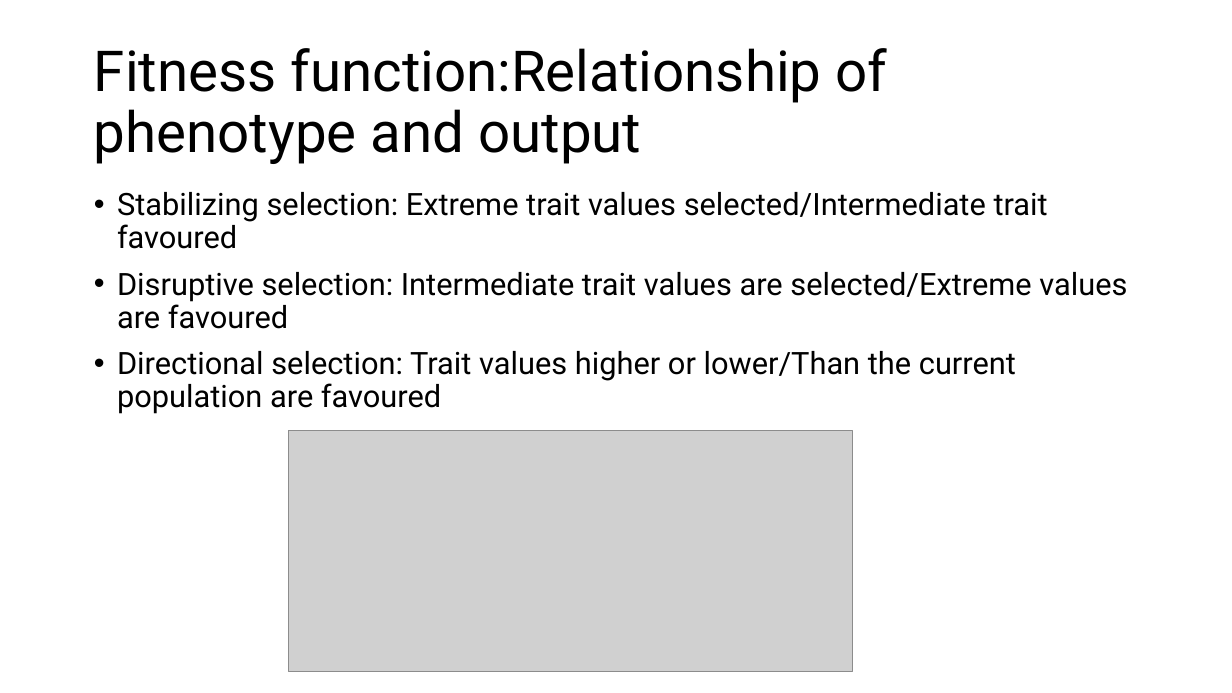
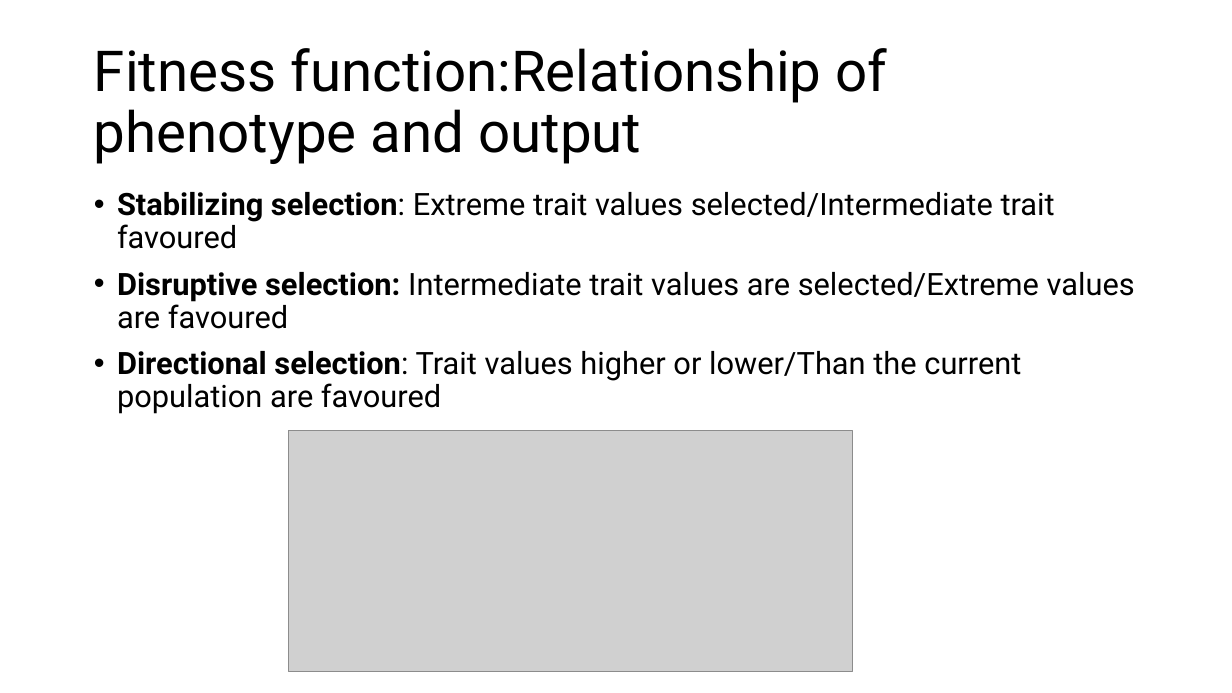
Before and after one commit to ccsosa/Evolutionary_genetics, a slide deck: slide 15 of Semana4/Selección natural.pptx (slide 9 before the commit). Drawn at 1232x693 pixels with LibreOffice and Linux fonts; fonts in the diff are those of the drawing; grey boxes stand for pictures. Boxes give left, top, right and bottom in pixels: in the first picture for what was removed or moved away, otherwise in the second. Text is boxed around its words. In the diff, an @@ line names an element or a change of style, - is before the commit and + after.

```diff
--- a/Semana4/Selección natural.pptx
+++ b/Semana4/Selección natural.pptx
@@ text "Stabilizing selection: Extreme trait values ..." at box(117, 192, 1135, 414): bold on in "Stabilizing selection:", "Disruptive selection:", "Directional selection:" @@
```
Also in this commit, not shown: 7 other slides changed, 21 slides added, 3 slides removed.
